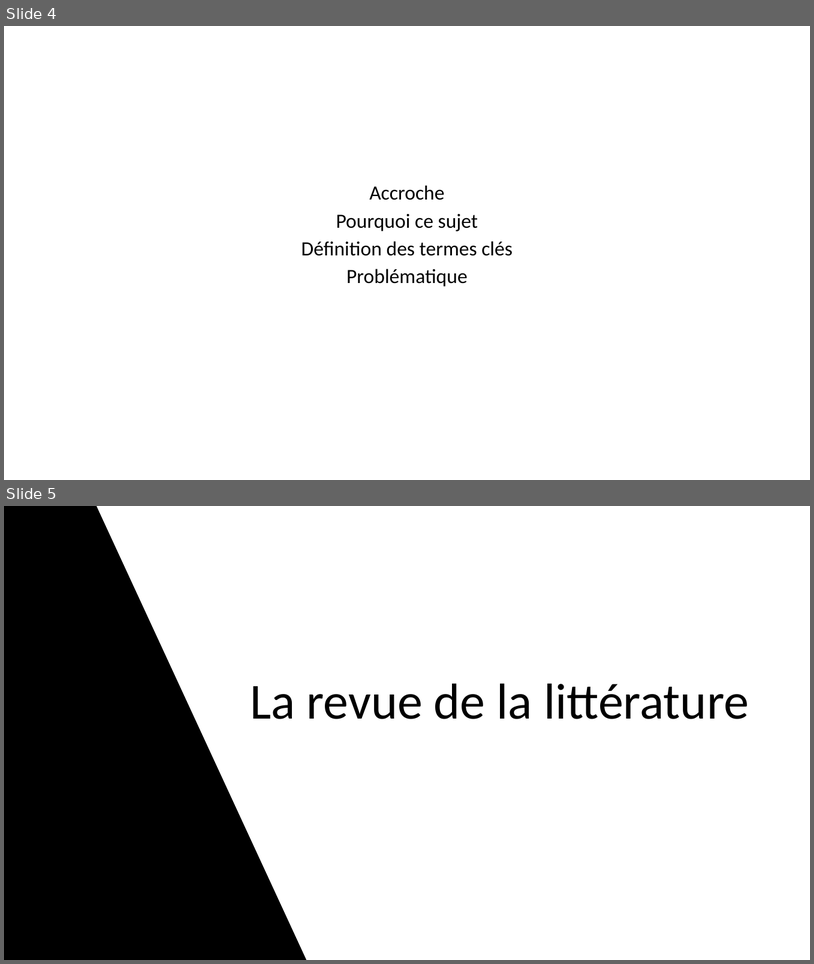
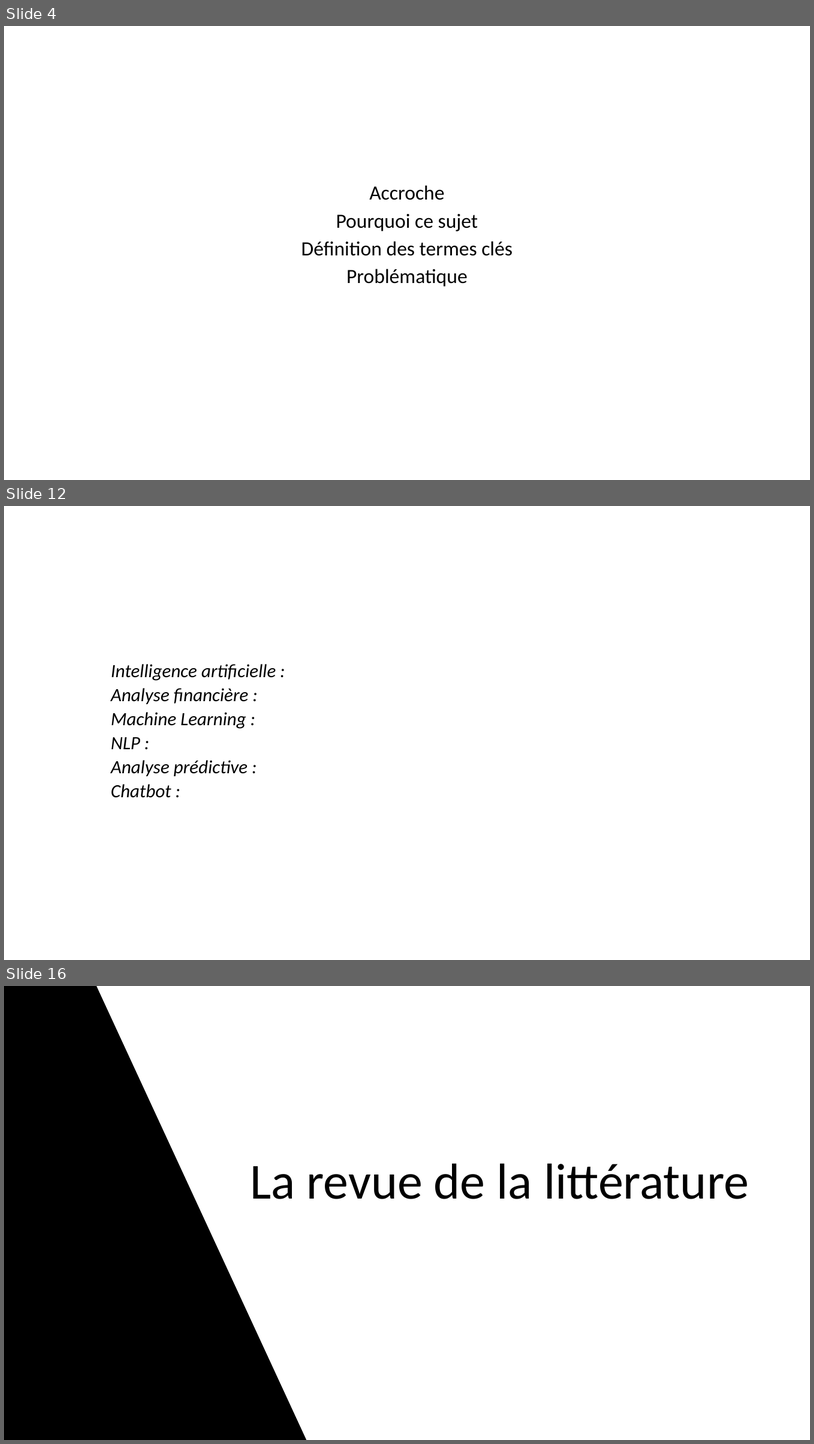
Before and after one commit to Jah-Say10/Master-Thesis-Omar-DIASSE, a slide deck: Presentation/Presentation Memoire.pptx. Shown one above the other, each under a label of ours: slides 4 and 5 before the commit, slides 4, 12 and 16 after it; the slides between them are not shown. The pictures are 814x964 and 814x1444 pixels, drawn with LibreOffice and Linux fonts; fonts in the diff are those of the drawing. Boxes give left, top, right and bottom in pixels: in the first picture for what was removed or moved away, otherwise in the second. Text is boxed around its words. In the diff, an @@ line names an element or a change of style, - is before the commit and + after.

```diff
--- a/Presentation/Presentation Memoire.pptx
+++ b/Presentation/Presentation Memoire.pptx
@@ slide 12 added at [4, 506, 810, 960], background #FFFFFF @@
@@ subtitle added at [111, 664, 276, 798], 22.2 pt, text #000000, italic @@
+Intelligence artificielle :
+Analyse financière :
+Machine Learning :
+NLP :
+Analyse prédictive :
+Chatbot :
@@ what was slide 5 is now slide 16 @@
```
Also in this commit, not shown: 4 slides changed, 21 other slides added, 3 other files.
